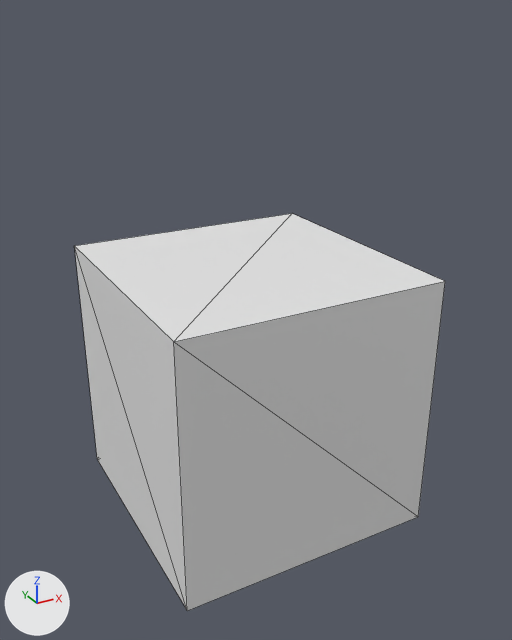
Renders of the COLLADA model Objects3d/building1.dae from each side of a commit.
Rendered twice from a 50 mm lens placed at (-112.0, -210.0, 182.0), pointed at (-2.0, -10.0, 82.0). Lighting does not change. The marker at lower left points along +X, +Y and +Z. Mesh edges are drawn as thin lines.
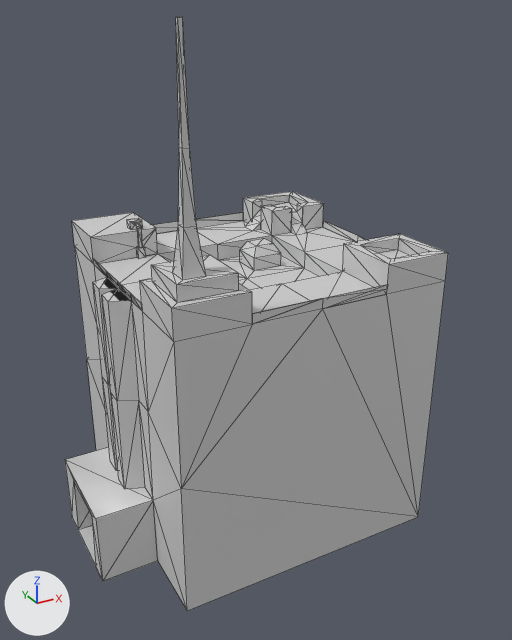
Commit message: building1 final model

Scene script edits in JSON lines:
```json
{"op": "add", "block": "mat_building", "code": ["mat_building = principled_material('Building')", "mat_building.base_color = (0.64, 0.64, 0.64)  # light grey #d1d1d1", "mat_building.roughness = 0.44"]}
{"block": "me_cube", "where": "# used by ob_cube; location = (0.0, 0.0, 0.0)"}
{"op": "remove", "block": "me_cube", "code": "me_cube.from_pydata(...)  # 8 vertices, 12 faces; spans x -48.0..48.0, y -48.0..48.0, z 4.0..100.0"}
{"op": "add", "block": "me_cube", "code": "me_cube.from_pydata(...)  # 263 vertices, 511 faces; spans x -67.9..48.0, y -48.0..48.0, z 3.6..180.0"}
{"block": "me_cube", "change": "me_cube part 1: 255 vertices added at x -67.9..48.0, y -48.0..48.0, z 3.6..180.0"}
{"op": "add", "block": "me_cube", "code": "me_cube.materials.append(mat_building)  # light grey #d1d1d1"}
```

What differs and where, as boxes [x1, y1, x2, y2] in the pictures (512 x 640 px):
```json
{"object": "Cube", "change": "reshaped", "before": [75, 214, 445, 611], "after": [65, 17, 448, 611], "on screen": "49% taller"}
{"part": 1, "of": "me_cube", "change": "added", "after": [65, 17, 448, 611]}
```
